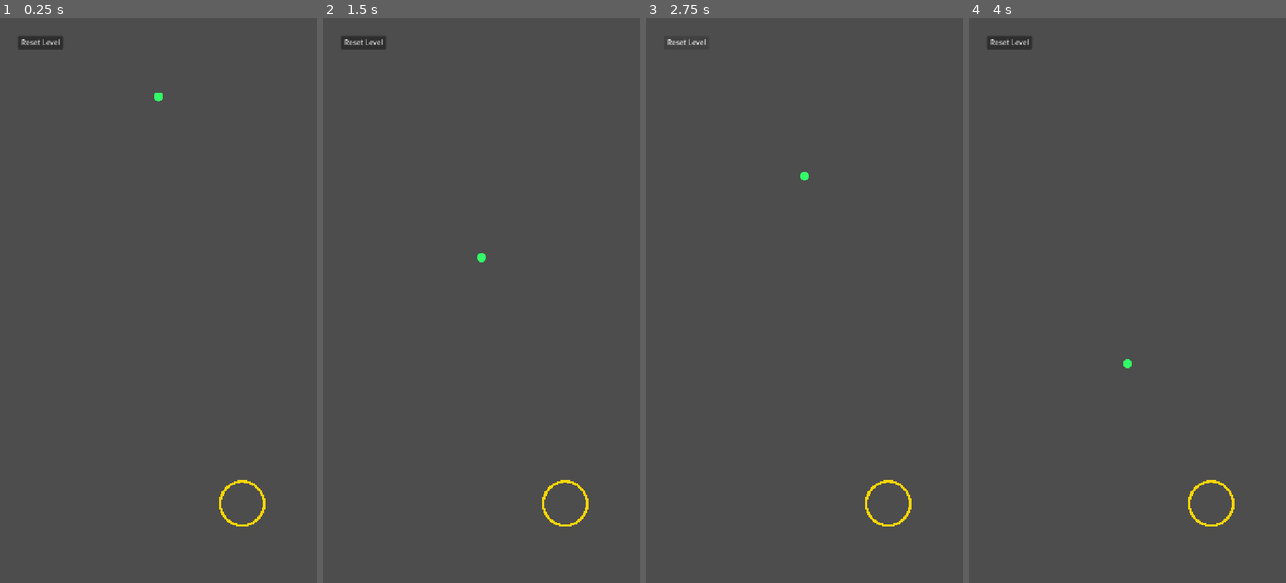
Above: before the commit, frames 1-4 (left to right).
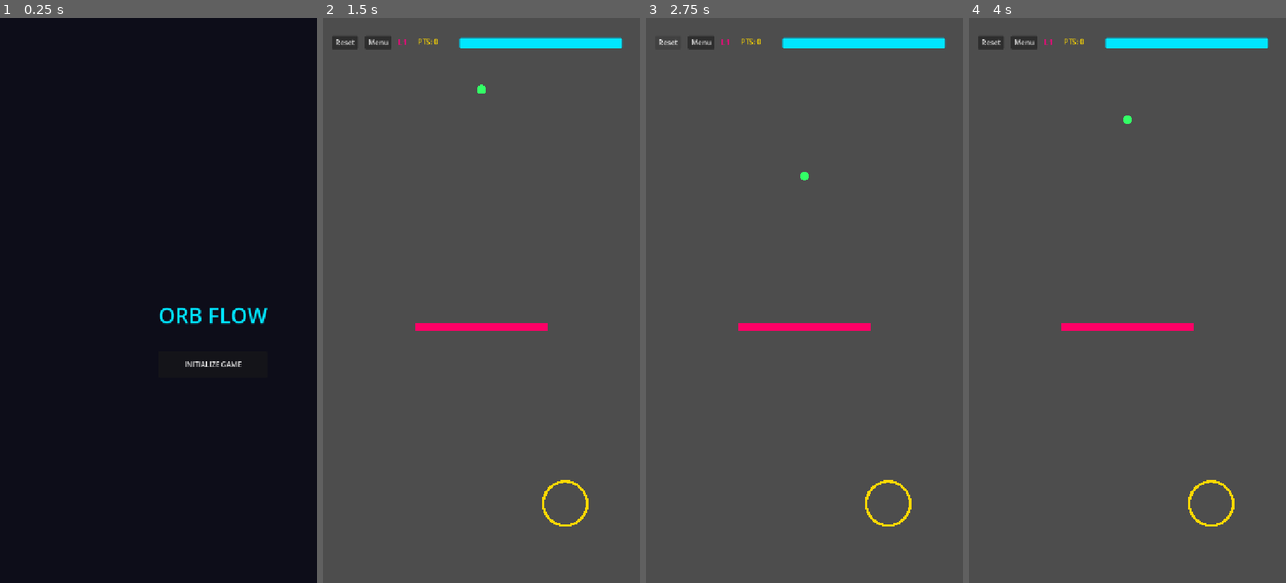
Above: after the commit, the same moments.

Repository: aghielaan22/orb-flow
Game: Godot game, scene res://menu.tscn
Same seed, same stepped clock (60 frames per second), same inputs: the game is played once before the commit and once after it. Before the commit the project starts from res://main.tscn.
Inputs (mouse positions are in pixels of both pictures, inside the frame that each line leads up to):
- Up to frame 1 (0.25 s): no input
- Up to frame 2 (1.5 s): click (364, 40) at 0.5 s, where only the run before the commit has a clickable "Reset Level"; click (535, 362) at 1.25 s, where only the run after the commit has a clickable "INITIALIZE GAME"
- Up to frame 3 (2.75 s): click "Reset Level" (after the commit: "Reset") at 2 s
- Up to frame 4 (4 s): click (1022, 40) at 2.75 s, where only the run after the commit has a clickable "Menu"; click (1181, 362) at 3.5 s, where only the run after the commit has a clickable "INITIALIZE GAME"

The runs differ from the first frame. In frame 1, 100% of the frame differs, in the area x 0-100%, y 0-100%; in frame 2, 1.9%; in frame 3, 1.8%; in frame 4, 1.9%.

Commit message:
implement multi-level progression, ink meter, hazards, and HMS score hooks

Diff:
--- /dev/null
+++ b/Menu.gd
@@ -0,0 +1,38 @@
+extends Control
+
+func _ready() -> void:
+	# 1. Dark Cyberpunk Background
+	var bg = ColorRect.new()
+	bg.color = Color(0.05, 0.05, 0.1) # Deep dark charcoal/blue
+	bg.set_anchors_and_offsets_preset(Control.PRESET_FULL_RECT)
+	add_child(bg)
+
+	# 2. Container for UI elements (centered on screen)
+	var vbox = VBoxContainer.new()
+	vbox.set_anchors_and_offsets_preset(Control.PRESET_CENTER)
+	vbox.alignment = BoxContainer.ALIGNMENT_CENTER
+	add_child(vbox)
+
+	# 3. Game Title Label
+	var title = Label.new()
+	title.text = "ORB FLOW"
+	title.horizontal_alignment = HORIZONTAL_ALIGNMENT_CENTER
+	title.add_theme_font_size_override("font_size", 48)
+	title.add_theme_color_override("font_color", Color(0.0, 0.9, 1.0)) # Neon Cyan
+	vbox.add_child(title)
+
+	# Add spacing
+	var spacer = Control.new()
+	spacer.custom_minimum_size = Vector2(0, 40)
+	vbox.add_child(spacer)
+
+	# 4. Cyberpunk Play Button
+	var play_btn = Button.new()
+	play_btn.text = " INITIALIZE GAME "
+	play_btn.custom_minimum_size = Vector2(220, 60)
+	play_btn.pressed.connect(_on_play_pressed)
+	vbox.add_child(play_btn)
+
+func _on_play_pressed() -> void:
+	# Fixed to lowercase 'main.tscn' to match file system and mobile export standards
+	get_tree().change_scene_to_file("res://main.tscn")
--- a/main.gd
+++ b/main.gd
@@ -1,4 +1,8 @@
 extends Node2D
+
+# Level Tracking
+static var current_level: int = 1
+static var total_score: int = 0
 
 var is_drawing: bool = false
 var current_line: Line2D = null
@@ -8,13 +12,29 @@
 var orb: RigidBody2D = null
 var spawn_position: Vector2 = Vector2(360, 150)
 
+# Ink & Scoring System Variables
+var max_ink: float = 800.0
+var current_ink: float = 800.0
+var ink_bar: ProgressBar = null
+var level_label: Label = null
+var score_label: Label = null
+var is_game_over: bool = false
+var level_start_time: float = 0.0
+
 func _ready() -> void:
-	print("Orb Flow Core Prototype Loaded!")
+	level_start_time = Time.get_ticks_msec()
+	print("Orb Flow - Level " + str(current_level) + " Loaded!")
 	setup_game_elements()
 	spawn_orb()
 
 func setup_game_elements() -> void:
-	# 1. Create a Goal Area at the bottom right
+	# 1. Cyberpunk Dark Background
+	var bg = ColorRect.new()
+	bg.color = Color(0.05, 0.05, 0.1)
+	bg.set_anchors_and_offsets_preset(Control.PRESET_FULL_RECT)
+	add_child(bg)
+
+	# 2. Goal Area at the bottom right (Cyber Yellow)
 	var goal_area = Area2D.new()
 	goal_area.position = Vector2(550, 1100)
 
@@ -24,10 +44,9 @@
 	goal_shape.shape = goal_circle
 	goal_area.add_child(goal_shape)
 
-	# Visual ring for the goal
 	var goal_visual = Line2D.new()
 	goal_visual.width = 6.0
-	goal_visual.default_color = Color(1.0, 0.84, 0.0) # Gold Color
+	goal_visual.default_color = Color(1.0, 0.85, 0.0)
 	for i in range(33):
 		var angle = i * (PI * 2 / 32)
 		goal_visual.add_point(Vector2(cos(angle) * 50, sin(angle) * 50))
@@ -36,33 +55,125 @@
 	goal_area.body_entered.connect(_on_goal_entered)
 	add_child(goal_area)
 
-	# 2. Add UI Buttons (Reset & Spawn)
+	# 3. Dynamic Level Layouts
+	setup_level_configuration()
+
+	# 4. CanvasLayer for UI (HUD Buttons, Level Indicator, Score & Ink Bar)
 	var canvas_layer = CanvasLayer.new()
+
+	# Reset Button
 	var reset_button = Button.new()
-	reset_button.text = " Reset Level "
-	reset_button.position = Vector2(40, 40)
+	reset_button.text = " Reset "
+	reset_button.position = Vector2(20, 40)
 	reset_button.pressed.connect(reset_level)
 	canvas_layer.add_child(reset_button)
+
+	# Menu Button
+	var menu_button = Button.new()
+	menu_button.text = " Menu "
+	menu_button.position = Vector2(95, 40)
+	menu_button.pressed.connect(func():
+		current_level = 1
+		total_score = 0
+		get_tree().change_scene_to_file("res://menu.tscn")
+	)
+	canvas_layer.add_child(menu_button)
+
+	# Level Indicator Label
+	level_label = Label.new()
+	level_label.text = "L" + str(current_level)
+	level_label.position = Vector2(170, 42)
+	level_label.add_theme_color_override("font_color", Color(1.0, 0.0, 0.5)) # Neon Magenta
+	level_label.add_theme_font_size_override("font_size", 18)
+	canvas_layer.add_child(level_label)
+
+	# Score Indicator Label
+	score_label = Label.new()
+	score_label.text = "PTS: " + str(total_score)
+	score_label.position = Vector2(215, 42)
+	score_label.add_theme_color_override("font_color", Color(1.0, 0.85, 0.0)) # Cyber Yellow
+	score_label.add_theme_font_size_override("font_size", 16)
+	canvas_layer.add_child(score_label)
+
+	# Ink Progress Bar
+	ink_bar = ProgressBar.new()
+	ink_bar.position = Vector2(310, 45)
+	ink_bar.custom_minimum_size = Vector2(370, 24)
+	ink_bar.max_value = max_ink
+	ink_bar.value = current_ink
+	ink_bar.show_percentage = false
+
+	# Cyberpunk Styling for the Ink Bar
+	var fill_style = StyleBoxFlat.new()
+	fill_style.bg_color = Color(0.0, 0.9, 1.0) # Neon Cyan
+	fill_style.corner_radius_top_left = 4
+	fill_style.corner_radius_top_right = 4
+	fill_style.corner_radius_bottom_left = 4
+	fill_style.corner_radius_bottom_right = 4
+	ink_bar.add_theme_stylebox_override("fill", fill_style)
+
+	var bg_style = StyleBoxFlat.new()
+	bg_style.bg_color = Color(0.15, 0.15, 0.25)
+	bg_style.corner_radius_top_left = 4
+	bg_style.corner_radius_top_right = 4
+	bg_style.corner_radius_bottom_left = 4
+	bg_style.corner_radius_bottom_right = 4
+	ink_bar.add_theme_stylebox_override("background", bg_style)
+
+	canvas_layer.add_child(ink_bar)
 	add_child(canvas_layer)
+
+func setup_level_configuration() -> void:
+	if current_level == 1:
+		max_ink = 800.0
+		setup_hazard(Vector2(360, 700), Vector2(300, 20))
+	elif current_level == 2:
+		max_ink = 650.0
+		setup_hazard(Vector2(240, 600), Vector2(220, 20))
+		setup_hazard(Vector2(480, 850), Vector2(220, 20))
+	else:
+		max_ink = 500.0
+		setup_hazard(Vector2(360, 550), Vector2(260, 18))
+		setup_hazard(Vector2(200, 800), Vector2(180, 18))
+		setup_hazard(Vector2(520, 950), Vector2(180, 18))
+
+	current_ink = max_ink
+
+func setup_hazard(pos: Vector2, size: Vector2) -> void:
+	var hazard_area = Area2D.new()
+	hazard_area.position = pos
+
+	var shape = CollisionShape2D.new()
+	var rect = RectangleShape2D.new()
+	rect.size = size
+	shape.shape = rect
+	hazard_area.add_child(shape)
+
+	var visual = ColorRect.new()
+	visual.size = size
+	visual.position = -size / 2.0
+	visual.color = Color(1.0, 0.0, 0.4)
+	hazard_area.add_child(visual)
+
+	hazard_area.body_entered.connect(_on_hazard_entered)
+	add_child(hazard_area)
 
 func spawn_orb() -> void:
 	if orb:
-		orb.queue_free() # Remove old orb if present
+		orb.queue_free()
 
 	orb = RigidBody2D.new()
 	orb.position = spawn_position
 
-	# Add Physics collision shape
 	var collision = CollisionShape2D.new()
 	var circle = CircleShape2D.new()
 	circle.radius = 20.0
 	collision.shape = circle
 	orb.add_child(collision)
 
-	# Draw the visual circle for the Orb
 	var orb_visual = Line2D.new()
 	orb_visual.width = 20.0
-	orb_visual.default_color = Color(0.2, 1.0, 0.4) # Bright Cyan/Green Orb
+	orb_visual.default_color = Color(0.2, 1.0, 0.4)
 	orb_visual.begin_cap_mode = Line2D.LINE_CAP_ROUND
 	orb_visual.end_cap_mode = Line2D.LINE_CAP_ROUND
 	orb_visual.add_point(Vector2(-1, 0))
@@ -72,6 +183,9 @@
 	add_child(orb)
 
 func _input(event: InputEvent) -> void:
+	if is_game_over:
+		return
+
 	if event is InputEventMouseButton or event is InputEventScreenTouch:
 		if event.pressed:
 			start_drawing(event.position)
@@ -83,12 +197,15 @@
 			add_point_to_line(event.position)
 
 func start_drawing(pos: Vector2) -> void:
+	if current_ink <= 0:
+		return
+
 	is_drawing = true
 	points = [pos]
 
 	current_line = Line2D.new()
 	current_line.width = 12.0
-	current_line.default_color = Color(0.0, 0.8, 1.0) # Neon Blue Line
+	current_line.default_color = Color(0.0, 0.8, 1.0)
 	current_line.joint_mode = Line2D.LINE_JOINT_ROUND
 	current_line.begin_cap_mode = Line2D.LINE_CAP_ROUND
 	current_line.end_cap_mode = Line2D.LINE_CAP_ROUND
@@ -99,8 +216,17 @@
 	add_child(current_collision)
 
 func add_point_to_line(pos: Vector2) -> void:
+	if current_ink <= 0:
+		stop_drawing()
+		return
+
 	if points.size() > 0 and pos.distance_to(points[-1]) < 10.0:
 		return
+
+	var dist = pos.distance_to(points[-1]) if points.size() > 0 else 0.0
+	current_ink = max(0.0, current_ink - dist)
+	if ink_bar:
+		ink_bar.value = current_ink
 
 	points.append(pos)
 	current_line.add_point(pos)
@@ -116,15 +242,103 @@
 		collision_shape.shape = segment
 		current_collision.add_child(collision_shape)
 
+	if current_ink <= 0:
+		stop_drawing()
+
 func stop_drawing() -> void:
 	is_drawing = false
 
 func _on_goal_entered(body: Node2D) -> void:
-	if body == orb:
-		print("VICTORY! The Orb reached the goal!")
-		# Flash screen or reset for next test
-		await get_tree().create_timer(0.5).timeout
-		reset_level()
+	if body == orb and not is_game_over:
+		is_game_over = true
+
+		# Calculate score bonus based on leftover ink and speed
+		var elapsed_time = (Time.get_ticks_msec() - level_start_time) / 1000.0
+		var time_bonus = max(0, int(100 - (elapsed_time * 2)))
+		var ink_bonus = int(current_ink)
+		var level_score = 500 + ink_bonus + time_bonus
+
+		total_score += level_score
+		print("VICTORY! Level score: ", level_score, " | Total Score: ", total_score)
+
+		# --- HUAWEI GAME SERVICE (HMS) LEADERBOARD HOOK ---
+		submit_score_to_huawei_leaderboard(total_score)
+
+		show_victory_screen()
+
+func _on_hazard_entered(body: Node2D) -> void:
+	if body == orb and not is_game_over:
+		is_game_over = true
+		print("OOF! Orb hit a hazard!")
+		call_deferred("reset_level")
+
+func submit_score_to_huawei_leaderboard(score: int) -> void:
+	# TODO: When exporting to Huawei AppGallery with the HMS Plugin enabled,
+	# replace this print statement with the official HMS Leaderboard API call, e.g.:
+	# HMSGameService.submit_score("your_leaderboard_id_here", score)
+	print("[HMS SDK Hook] Submitting total score to Huawei Game Service Leaderboard: ", score)
+
+func show_victory_screen() -> void:
+	is_drawing = false
+
+	var canvas = CanvasLayer.new()
+	canvas.layer = 10
+
+	var overlay = ColorRect.new()
+	overlay.color = Color(0.0, 0.0, 0.0, 0.8)
+	overlay.set_anchors_and_offsets_preset(Control.PRESET_FULL_RECT)
+	canvas.add_child(overlay)
+
+	var vbox = VBoxContainer.new()
+	vbox.set_anchors_and_offsets_preset(Control.PRESET_CENTER)
+	vbox.alignment = BoxContainer.ALIGNMENT_CENTER
+	canvas.add_child(vbox)
+
+	var title = Label.new()
+	title.text = "LEVEL " + str(current_level) + " CLEARED!"
+	title.horizontal_alignment = HORIZONTAL_ALIGNMENT_CENTER
+	title.add_theme_font_size_override("font_size", 34)
+	title.add_theme_color_override("font_color", Color(1.0, 0.85, 0.0))
+	vbox.add_child(title)
+
+	var score_display = Label.new()
+	score_display.text = "TOTAL SCORE: " + str(total_score)
+	score_display.horizontal_alignment = HORIZONTAL_ALIGNMENT_CENTER
+	score_display.add_theme_font_size_override("font_size", 20)
+	score_display.add_theme_color_override("font_color", Color(0.0, 0.9, 1.0))
+	vbox.add_child(score_display)
+
+	var spacer = Control.new()
+	spacer.custom_minimum_size = Vector2(0, 25)
+	vbox.add_child(spacer)
+
+	var next_btn = Button.new()
+	next_btn.text = " NEXT LEVEL "
+	next_btn.custom_minimum_size = Vector2(220, 50)
+	next_btn.pressed.connect(func():
+		current_level += 1
+		if current_level > 3:
+			current_level = 1
+		get_tree().reload_current_scene()
+	)
+	vbox.add_child(next_btn)
+
+	var spacer2 = Control.new()
+	spacer2.custom_minimum_size = Vector2(0, 10)
+	vbox.add_child(spacer2)
+
+	var menu_btn = Button.new()
+	menu_btn.text = " MAIN MENU "
+	menu_btn.custom_minimum_size = Vector2(220, 50)
+	menu_btn.pressed.connect(func():
+		current_level = 1
+		total_score = 0
+		get_tree().change_scene_to_file("res://menu.tscn")
+	)
+	vbox.add_child(menu_btn)
+
+	add_child(canvas)
 
 func reset_level() -> void:
+	is_game_over = false
 	get_tree().reload_current_scene()
--- /dev/null
+++ b/menu.tscn
@@ -0,0 +1,12 @@
+[gd_scene format=3 uid="uid://cb1jychvh12xb"]
+
+[ext_resource type="Script" uid="uid://3wg3x6patam6" path="res://Menu.gd" id="1_lti8b"]
+
+[node name="Menu" type="Control" unique_id=1516248599]
+layout_mode = 3
+anchors_preset = 15
+anchor_right = 1.0
+anchor_bottom = 1.0
+grow_horizontal = 2
+grow_vertical = 2
+script = ExtResource("1_lti8b")
--- a/project.godot
+++ b/project.godot
@@ -11,7 +11,7 @@
 [application]
 
 config/name="Orb Flow"
-run/main_scene="uid://8eukhtnmdwpu"
+run/main_scene="uid://cb1jychvh12xb"
 config/features=PackedStringArray("4.7", "Mobile")
 config/icon="res://icon.svg"
 
Not shown, added: Menu.gd.uid
Not shown, changed: main.gd.uid
